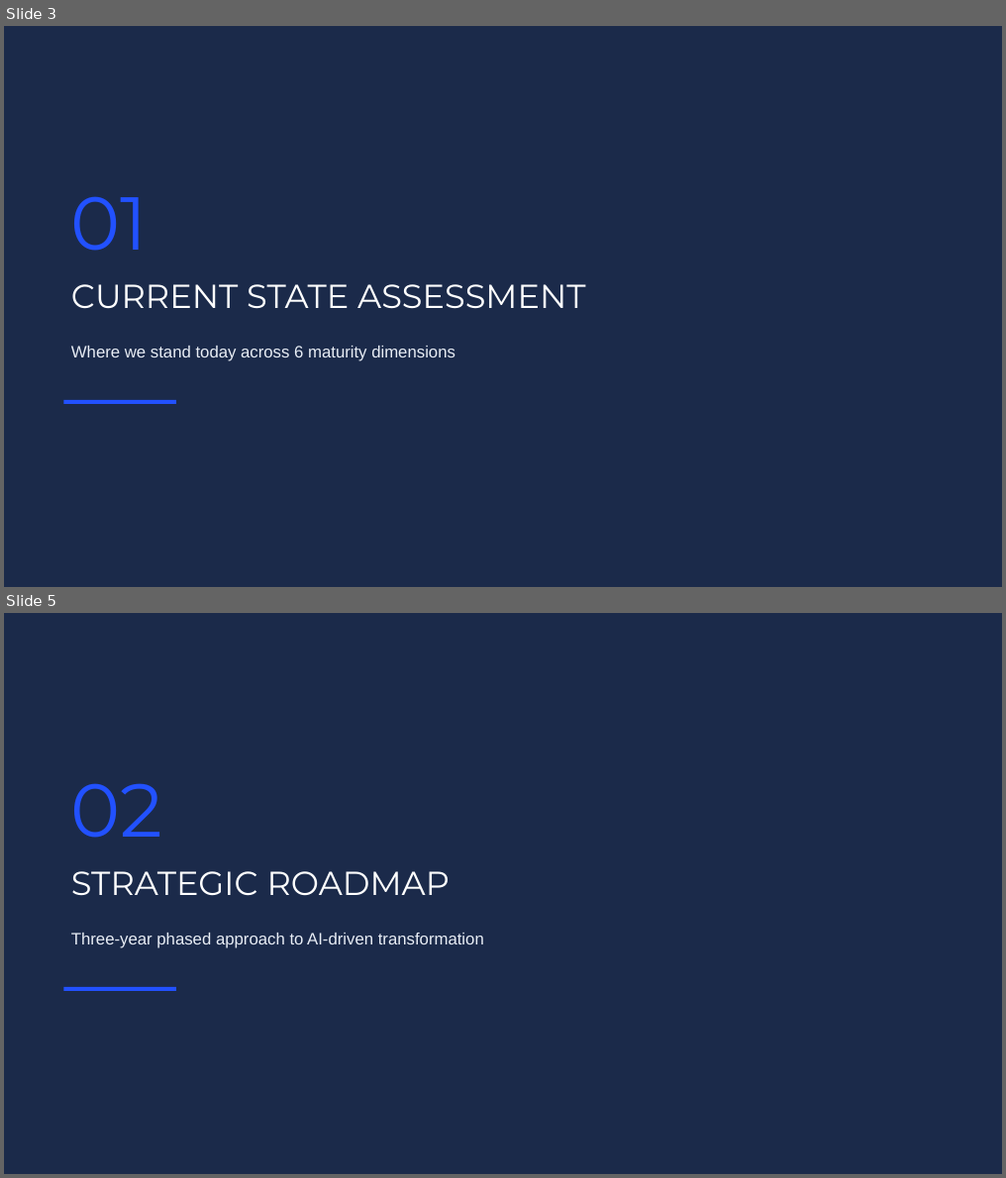
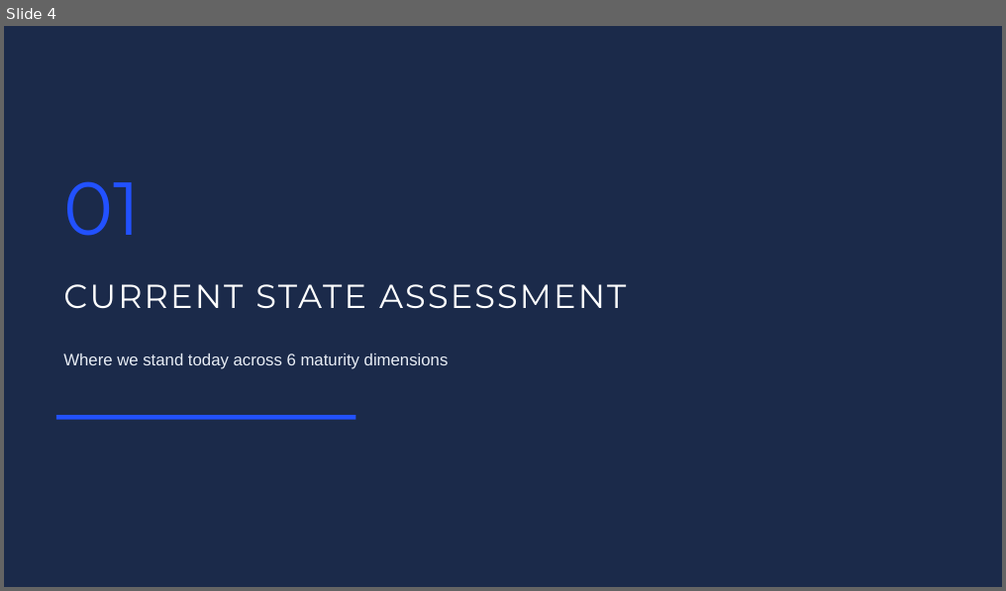
Before and after one commit to abensrhir/ai-cdo-office-site, a slide deck: static/demo/downloads/ai-strategy-summary.pptx. Shown one above the other, each under a label of ours: slides 3 and 5 before the commit, slide 4 after it; the slides between them are not shown. The pictures are 1006x1178 and 1006x591 pixels, drawn with LibreOffice and Linux fonts; fonts in the diff are those of the drawing. Boxes give left, top, right and bottom in pixels: in the first picture for what was removed or moved away, otherwise in the second. Text is boxed around its words. In the diff, an @@ line names an element or a change of style, - is before the commit and + after.

```diff
--- a/static/demo/downloads/ai-strategy-summary.pptx
+++ b/static/demo/downloads/ai-strategy-summary.pptx
@@ slide 5 removed at [4, 613, 1002, 1174], background #1B2A4A @@
@@ text removed at [71, 783, 163, 838] @@
-02
@@ text removed at [71, 871, 450, 896] @@
-STRATEGIC ROADMAP
@@ text removed at [71, 933, 484, 949] @@
-Three-year phased approach to AI-driven transformation
@@ rectangle removed at [63, 987, 176, 991] @@
@@ what was slide 3 is now slide 4 @@
@@ slide 4 changed as well @@
@@ text "01": place and size @@
-text "01" at [71, 196, 148, 251]
+text "01" at [63, 181, 140, 236]
@@ text "CURRENT STATE ASSESSMENT": place and size @@
-text "CURRENT STATE ASSESSMENT" at [71, 284, 585, 309]
+text "CURRENT STATE ASSESSMENT" at [63, 284, 626, 309]
@@ text "CURRENT STATE ASSESSMENT" at [63, 284, 626, 309]: letter spacing 0 to 2 pt @@
@@ text "Where we stand today across ...": place and size @@
-text "Where we stand today across ..." at [71, 346, 455, 362]
+text "Where we stand today across ..." at [63, 354, 449, 370]
@@ rectangle: place and size @@
-rectangle at [63, 400, 176, 404]
+rectangle at [56, 415, 355, 420]
```
Also in this commit, not shown: 3 other slides changed, 16 slides added, 3 other slides removed, 6 other files.
